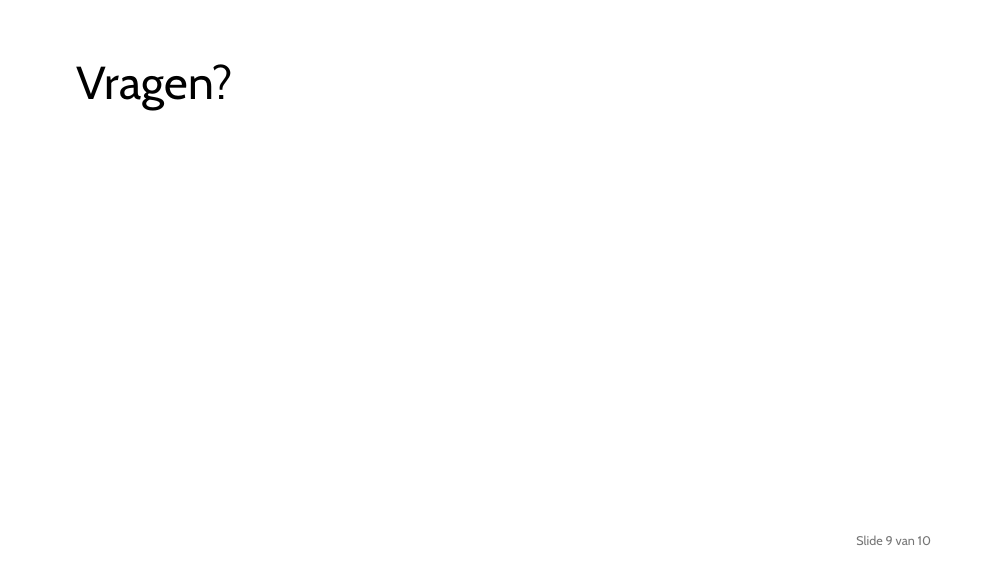
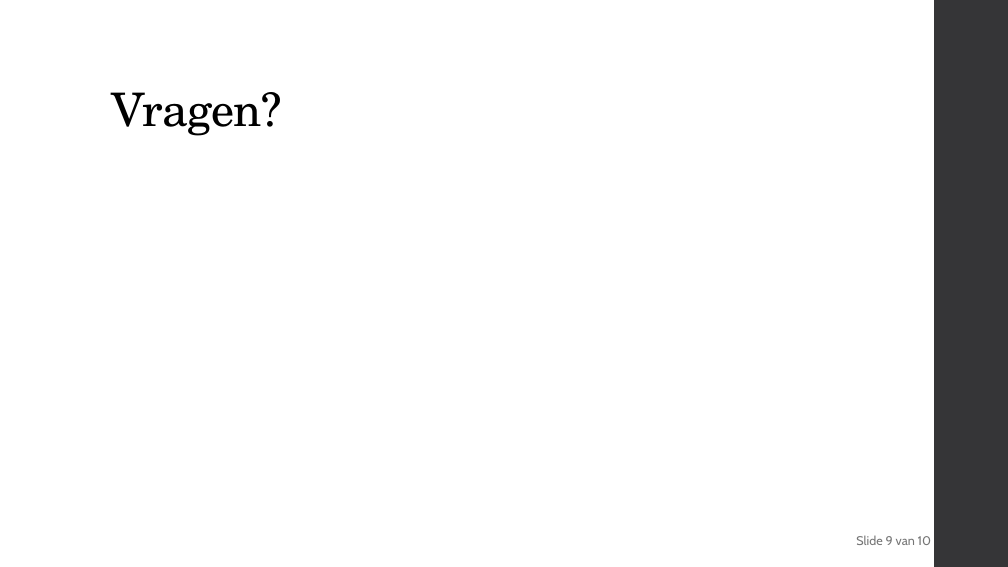
Before and after one commit to delamiro/Embedded-Stepper-Motor, a slide deck: slide 9 of docs/presentatie.odp. Drawn at 1008x567 pixels with LibreOffice and Linux fonts; fonts in the diff are those of the drawing. Boxes give left, top, right and bottom in pixels: in the first picture for what was removed or moved away, otherwise in the second. Text is boxed around its words. In the diff, an @@ line names an element or a change of style, - is before the commit and + after.

```diff
--- a/docs/presentatie.odp
+++ b/docs/presentatie.odp
@@ freeform shape added at box(934, 0, 1008, 567), fill #353537 @@
@@ title "Vragen?": place and size @@
-title "Vragen?" at box(77, 64, 233, 110)
+title "Vragen?" at box(112, 92, 282, 136)
@@ title "Vragen?" at box(112, 92, 282, 136): font Cabin to TeX Gyre Schola, letter spacing 0 to -0.5 pt; vertical alignment middle to bottom @@
```
Also in this commit, not shown: 9 other slides changed, 1 other file.
